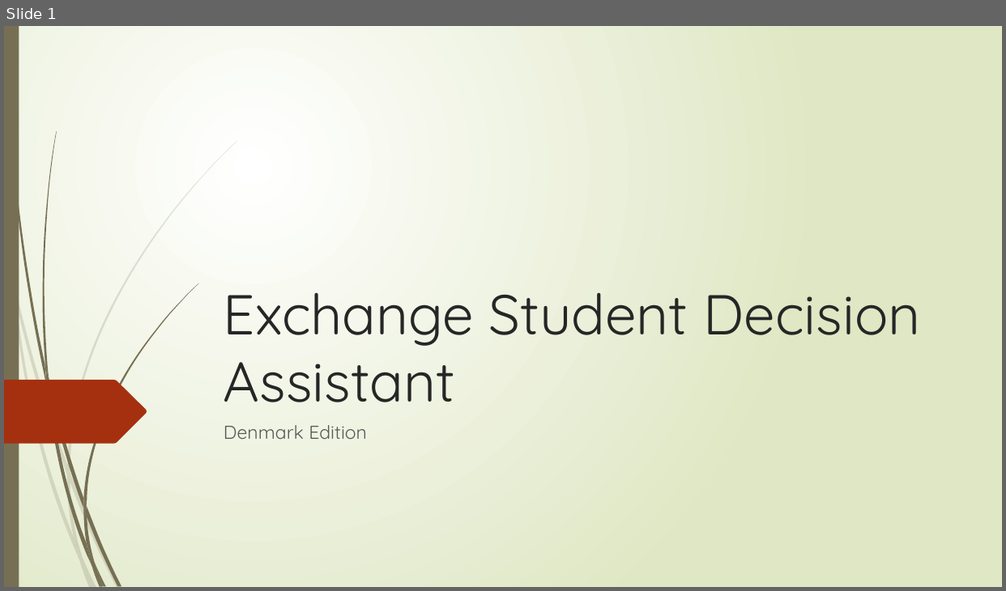
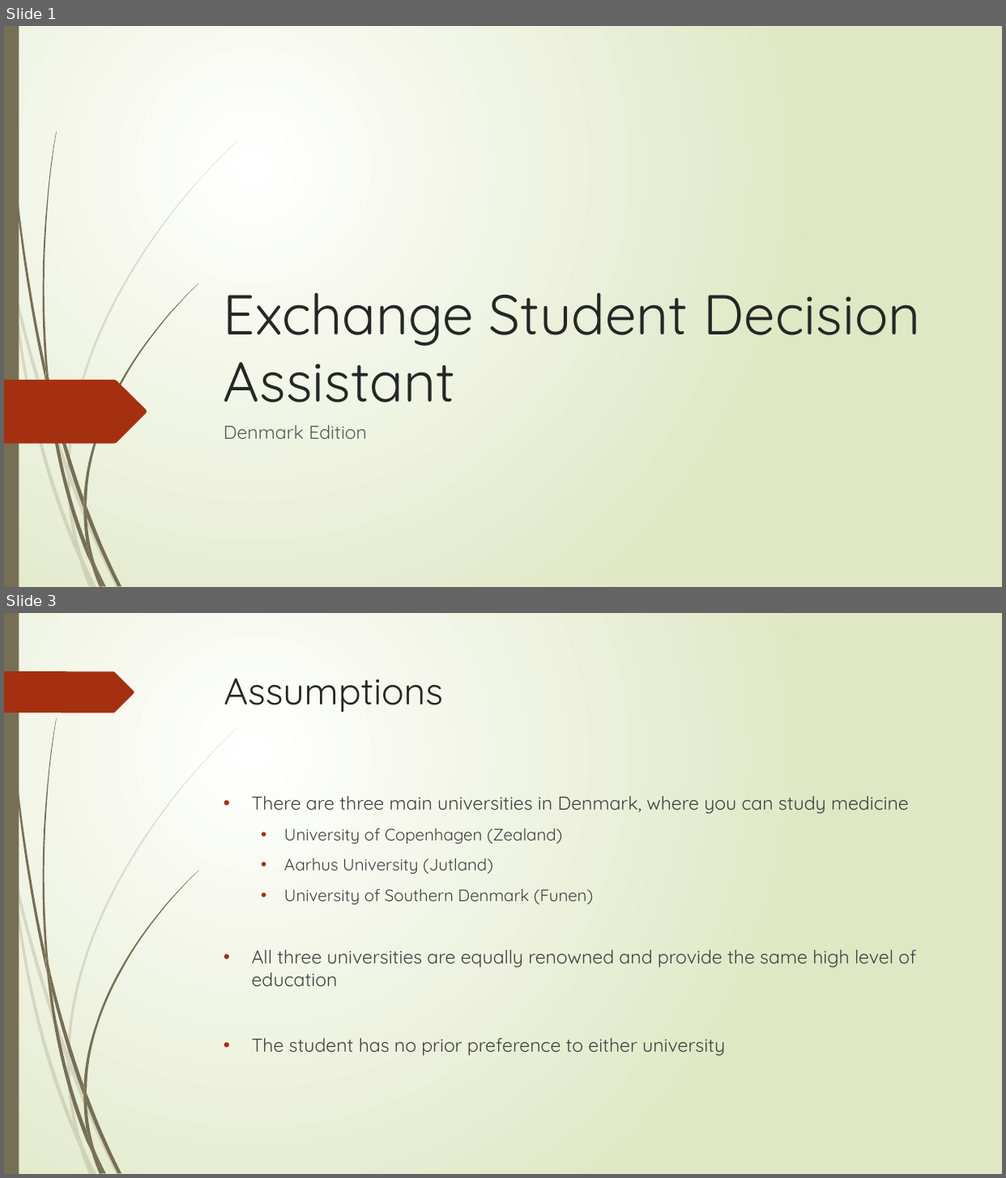
Before and after one commit to VintageVinyl/Coursera_Capstone, a slide deck: Exchange Student Decision Assistant.pptx. Shown one above the other, each under a label of ours: slide 1 before the commit, slides 1 and 3 after it; the slides between them are not shown. The pictures are 1006x591 and 1006x1178 pixels, drawn with LibreOffice and Linux fonts; fonts in the diff are those of the drawing. Boxes give left, top, right and bottom in pixels: in the first picture for what was removed or moved away, otherwise in the second. Text is boxed around its words. In the diff, an @@ line names an element or a change of style, - is before the commit and + after.

```diff
--- a/Exchange Student Decision Assistant.pptx
+++ b/Exchange Student Decision Assistant.pptx
@@ slide 3 added at (4,613,1002,1174), background gradient #FFFFFF to #DFE8C4; not listed: 23 template elements that a slide beside it also shows @@
@@ freeform shape added at (4,671,134,713), fill #A53010 @@
@@ title added at (224,678,443,712), 36 pt, text #262626 @@
+Assumptions
@@ text added at (252,796,916,1056), 18 pt, text #404040 @@
+• There are three main universities in Denmark, where you can study medicine
+  • University of Copenhagen (Zealand)
+  • Aarhus University (Jutland)
+  • University of Southern Denmark (Funen)
+• All three universities are equally renowned and provide the same high level of education
+• The student has no prior preference to either university
```
Also in this commit, not shown: 10 other slides added, 5 slides removed.
